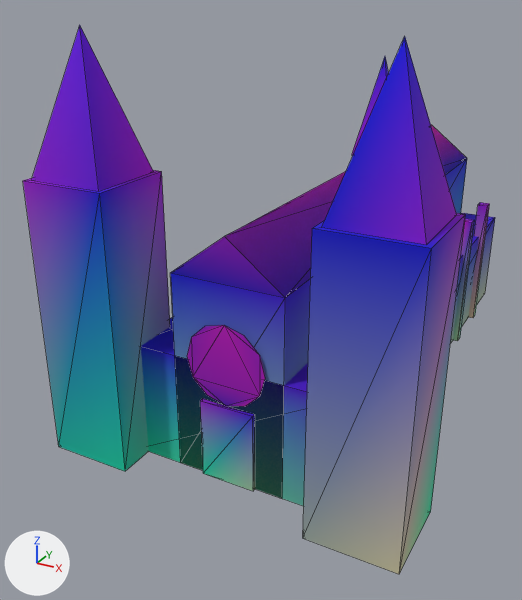
One commit to the glTF model assets/kit/cathedral_mass.glb: the scene before it, then after it.
Before and after are seen from a 50 mm lens placed at (23.7, -38.2, 34.5), pointed at (-5.3, 14.6, 8.1). The lights are fixed; the arrows at lower left show +X, +Y and +Z. The picture after the commit comes second. Mesh edges are drawn as thin lines. Vertices at exactly the same position are counted once.

The older version as bpy lines, for what is in view:
```python
me_cathedral_body = bpy.data.meshes.new('cathedral_body')
me_cathedral_body.from_pydata(...)  # 145 vertices, 214 faces; spans x -14.4..14.4, y -3.0..46.0, z 0.0..32.0
me_cathedral_body.materials.append(mat_m_backdrop)
me_cathedral_dark = bpy.data.meshes.new('cathedral_dark')
me_cathedral_dark.from_pydata(...)  # 20 vertices, 22 faces; spans x -3.2..3.2, y -0.3..0.05, z 0.0..13.12
me_cathedral_dark.materials.append(mat_m_backdrop_dark)
ob_cathedral_body = bpy.data.objects.new('cathedral_body', me_cathedral_body)
ob_cathedral_body.location = (0.0, 0.0, 0.0)
ob_cathedral_dark = bpy.data.objects.new('cathedral_dark', me_cathedral_dark)
ob_cathedral_dark.location = (0.0, 0.0, 0.0)
```
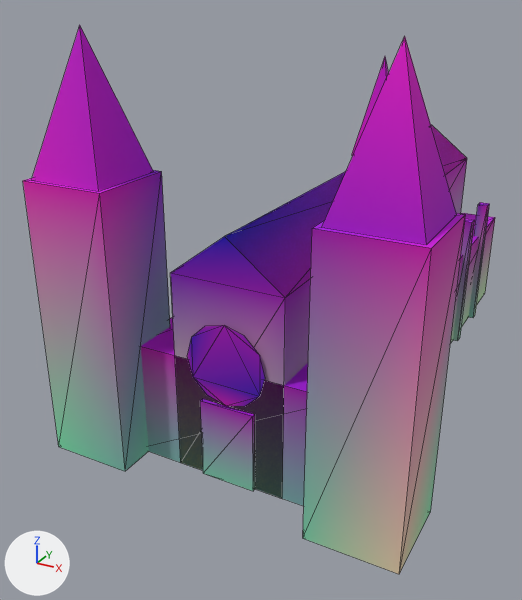
Boxes [x1, y1, x2, y2] around the edits, measured in the pictures (522 x 600 px):
part 1 of me_cathedral_body, recoloured
    both: [23, 26, 495, 574]
part 2 of me_cathedral_dark, recoloured
    both: [192, 325, 259, 416]
part 3 of me_cathedral_dark, recoloured
    both: [187, 325, 265, 396]
part 4 of me_cathedral_dark, recoloured
    both: [200, 401, 255, 473]
part 5 of me_cathedral_dark, recoloured
    both: [203, 417, 255, 491]

What the commit changed:
me_cathedral_body has 145 vertices, 214 faces and spans x -14.4..14.4, y -3.0..46.0, z 0.0..32.0.
me_cathedral_body is used by ob_cathedral_body; location (0.0, 0.0, 0.0).
me_cathedral_body part 1: 214 faces centred in x -14.4..14.4, y -3.0..46.0, z 0.0..25.3 are repainted in the vertex colours, in many colours.
me_cathedral_dark has 20 vertices, 22 faces and spans x -3.2..3.2, y -0.3..0.05, z 0.0..13.12.
me_cathedral_dark is used by ob_cathedral_dark; location (0.0, 0.0, 0.0).
me_cathedral_dark part 2: 6 faces centred in x -1.46..1.46, y -0.3..-0.07, z 6.5..12.44 are repainted in the vertex colours; the middle colour goes from purple #a200ca to pink #b000ca.
me_cathedral_dark part 3: 6 faces centred in x -2.91..2.91, y -0.3, z 9.92..12.44 are repainted in the vertex colours; the middle colour goes from purple #ae00cc to purple #8200cc.
me_cathedral_dark part 4: 4 faces centred in x -2.2..2.2, y -0.3..0.05, z 4.33 are repainted in the vertex colours; the middle colour goes from purple #4300e2 to pink #ac00c6.
me_cathedral_dark part 5: 4 faces centred in x -2.2..2.2, y -0.3..0.05, z 2.17 are repainted in the vertex colours; the middle colour goes from green #33e1b2 to green #99d1bd.
